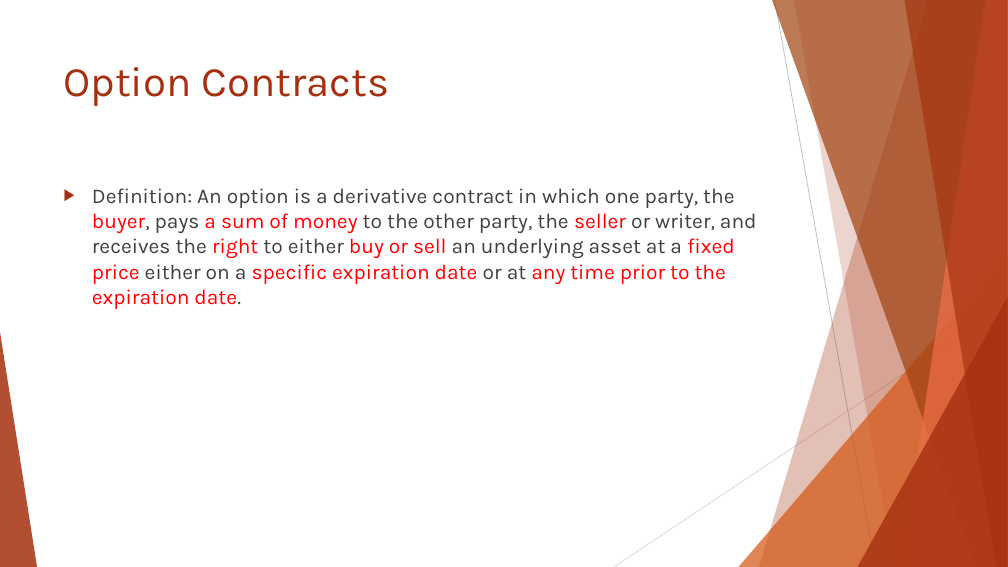
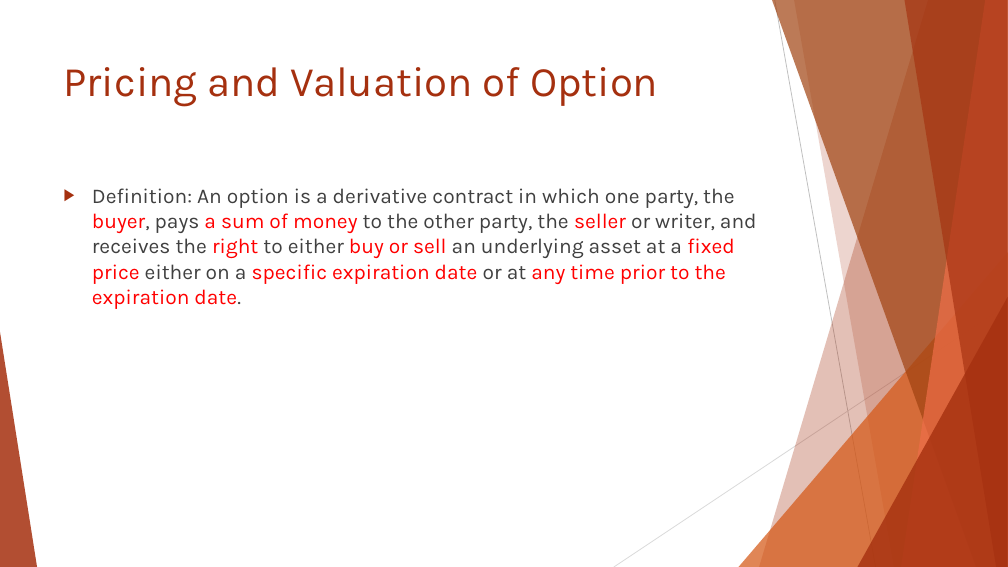
Before and after one commit to Isco0530/data, a slide deck: slide 33 of Reading 46.pptx (slide 34 before the commit). Drawn at 1008x567 pixels with LibreOffice and Linux fonts; fonts in the diff are those of the drawing. Boxes give left, top, right and bottom in pixels: in the first picture for what was removed or moved away, otherwise in the second. Text is boxed around its words. In the diff, an @@ line names an element or a change of style, - is before the commit and + after.

```diff
--- a/Reading 46.pptx
+++ b/Reading 46.pptx
@@ title at (64,67,658,107): text changed @@
-Option Contracts
+Pricing and Valuation of Option
```
Also in this commit, not shown: 2 other slides changed, 2 slides added, 3 slides removed.
